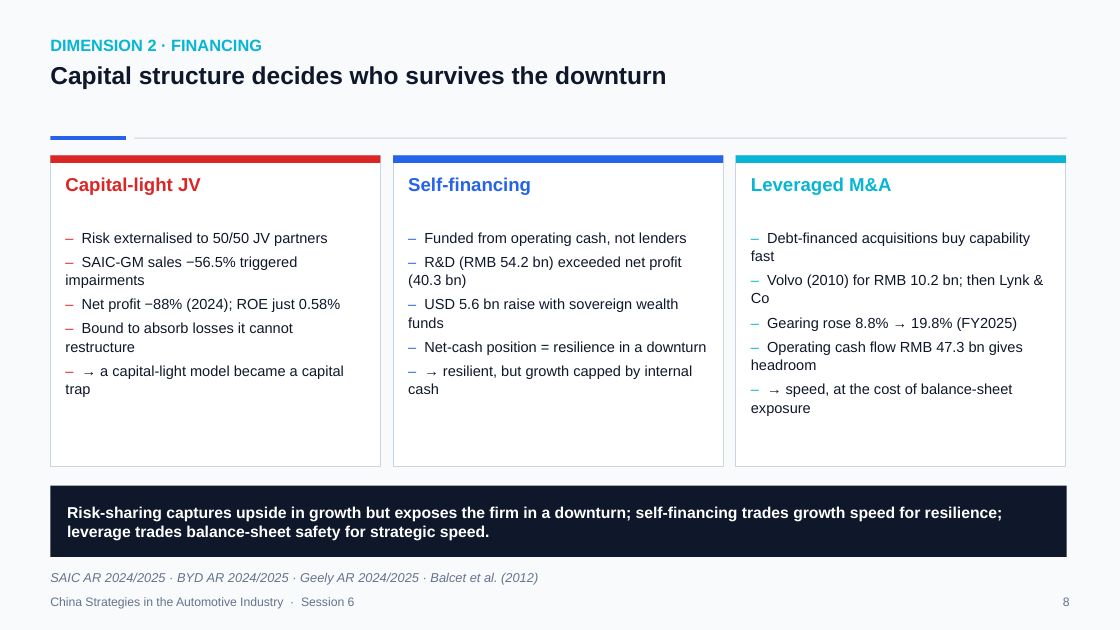
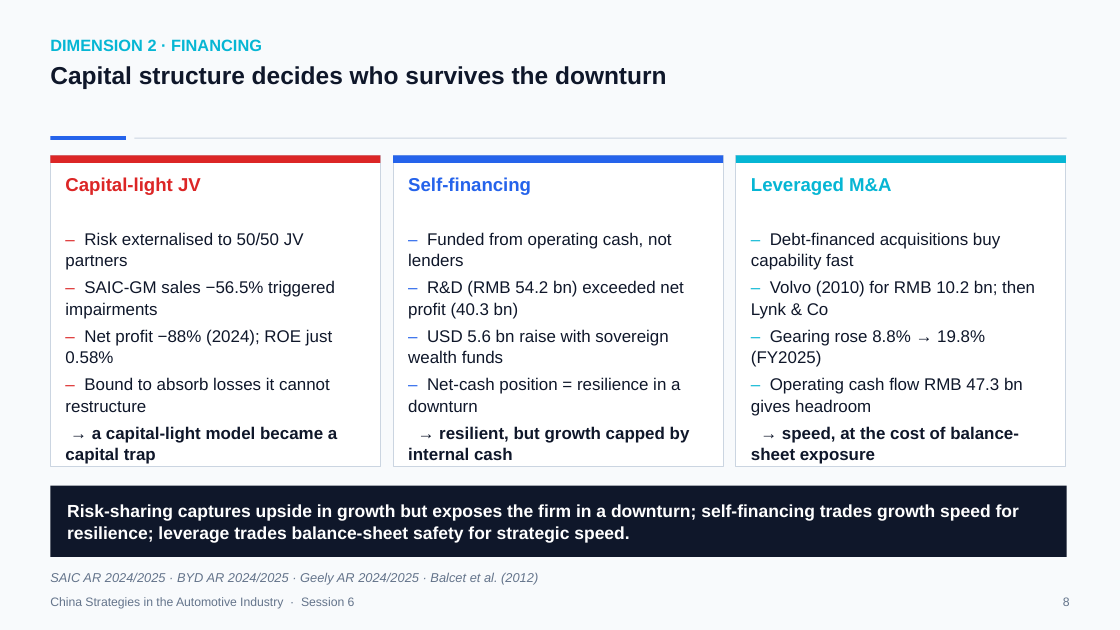
Before and after one commit to mickeymousehacker/CHINA-seminar-paper, a slide deck: slide 8 of research/presentation/China-Strategies-Presentation-FINAL.pptx. Drawn at 1120x630 pixels with LibreOffice and Linux fonts; fonts in the diff are those of the drawing. Boxes give left, top, right and bottom in pixels: in the first picture for what was removed or moved away, otherwise in the second. Text is boxed around its words. In the diff, an @@ line names an element or a change of style, - is before the commit and + after.

```diff
--- a/research/presentation/China-Strategies-Presentation-FINAL.pptx
+++ b/research/presentation/China-Strategies-Presentation-FINAL.pptx
@@ text at [65, 232, 335, 412]: size 12.5 to 14.5 pt in "– Risk externalised to 50/50 JV partners", "– SAIC-GM sales −56.5% triggered impairments", "– Net profit −88% (2024); ROE just ...", "– Bound to absorb losses it cannot ..." @@
@@ text at [408, 232, 684, 412]: size 12.5 to 14.5 pt in "– Funded from operating cash, not lenders", "– R&D (RMB 54.2 bn) exceeded net ...", "– USD 5.6 bn raise with sovereign ...", "– Net-cash position = resilience in a ..." @@
@@ text at [751, 232, 1035, 416]: size 12.5 to 14.5 pt in "– Debt-financed acquisitions buy capability fast", "– Volvo (2010) for RMB 10.2 bn; ...", "– Gearing rose 8.8% → 19.8% (FY2025)", "– Operating cash flow RMB 47.3 bn ..." @@
@@ text at [65, 426, 337, 464]: text changed; size 12.5 to 14.5 pt; bold on @@
-– → a capital-light model became a capital trap
+→ a capital-light model became a capital trap
@@ text at [408, 426, 690, 460]: text changed; size 12.5 to 14.5 pt; bold on @@
-– → resilient, but growth capped by internal cash
+→ resilient, but growth capped by internal cash
@@ text at [751, 426, 1019, 464]: text changed; size 12.5 to 14.5 pt; bold on @@
-– → speed, at the cost of balance-sheet exposure
+→ speed, at the cost of balance-sheet exposure
@@ text "Risk-sharing captures upside in growth ..." at [67, 504, 1019, 543]: size 13.5 to 15 pt @@
```
Also in this commit, not shown: 19 other slides changed.
